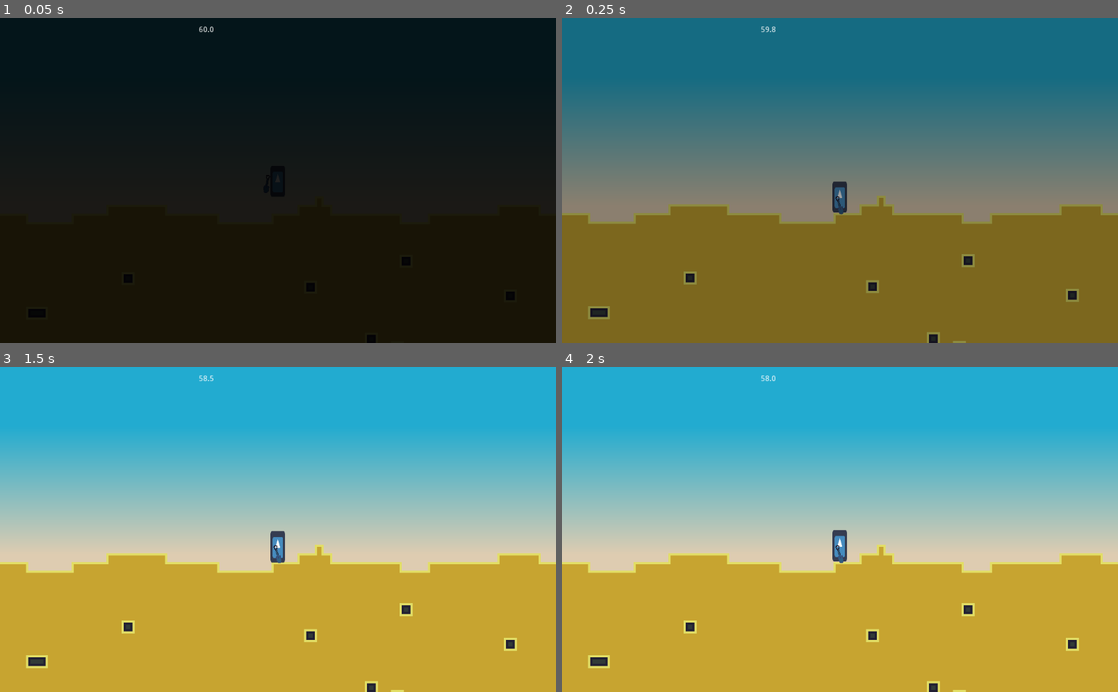
Above: before the commit, frames 1-4 (two rows, left to right).
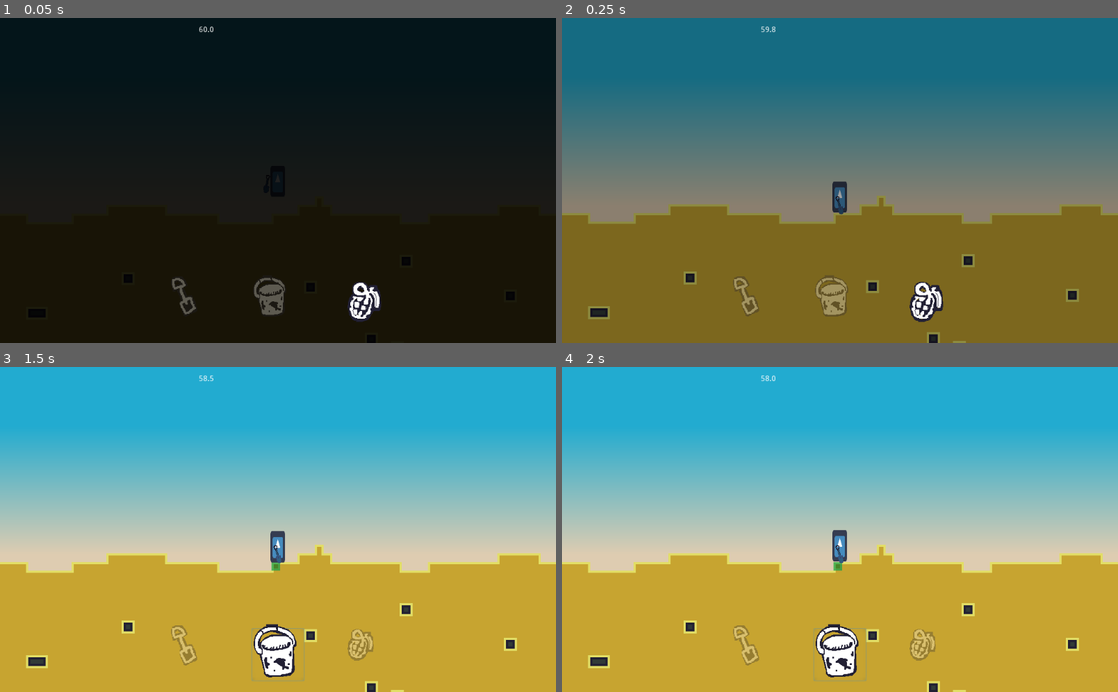
Above: after the commit, the same moments.

Repository: Eptwalabha/ld48
Game: Godot game, scene res://scenes/levels/map/ContestLevel.tscn
Same seed, same stepped clock (60 frames per second), same inputs: the game is played once before the commit and once after it. This scene is started directly instead of the project's main scene. The engine's default icon, where the game draws it, is replaced by a stand-in: a white triangle on a blue panel in a dark square.
Inputs (mouse positions are in pixels of both pictures, inside the frame that each line leads up to):
- Up to frame 1 (0.05 s): no input
- Up to frame 2 (0.25 s): no input
- Up to frame 3 (1.5 s): click (189, 653) at 0.52 s; click (278, 653) at 1.27 s
- Up to frame 4 (2 s): no input

The runs differ from the first frame. In frame 1, 1.1% of the frame differs, in the area x 30-69%, y 79-94%; in frame 2, 1.3%; in frame 3, 1.7%; in frame 4, 1.7%, in the area x 30-68%, y 60-97%.

Commit message:
add Tool ui + player can switch tool

Diff:
--- a/project.godot
+++ b/project.godot
@@ -88,6 +88,11 @@
 "class": "UIMenu",
 "language": "GDScript",
 "path": "res://scenes/ui/UIMenu.gd"
+}, {
+"base": "Control",
+"class": "UITool",
+"language": "GDScript",
+"path": "res://scenes/ui/UITool.gd"
 } ]
 _global_script_class_icons={
 "BaseTilemap": "",
@@ -105,7 +110,8 @@
 "Player": "",
 "PlayerTool": "",
 "Shovel": "",
-"UIMenu": ""
+"UIMenu": "",
+"UITool": ""
 }
 
 [application]
@@ -182,6 +188,16 @@
 , Object(InputEventMouseButton,"resource_local_to_scene":false,"resource_name":"","device":0,"alt":false,"shift":false, …(202 unchanged characters)…
  ]
 }
+action_next_tool={
+"deadzone": 0.5,
+"events": [ Object(InputEventMouseButton,"resource_local_to_scene":false,"resource_name":"","device":0,"alt":false,"shift":false,"control":false,"meta":false,"command":false,"button_mask":0,"position":Vector2( 0, 0 ),"global_position":Vector2( 0, 0 ),"factor":1.0,"button_index":4,"pressed":false,"doubleclick":false,"script":null)
+ ]
+}
+action_previous_tool={
+"deadzone": 0.5,
+"events": [ Object(InputEventMouseButton,"resource_local_to_scene":false,"resource_name":"","device":0,"alt":false,"shift":false,"control":false,"meta":false,"command":false,"button_mask":0,"position":Vector2( 0, 0 ),"global_position":Vector2( 0, 0 ),"factor":1.0,"button_index":5,"pressed":false,"doubleclick":false,"script":null)
+ ]
+}
 
 [layer_names]
 
--- a/scenes/game-autoload.gd
+++ b/scenes/game-autoload.gd
@@ -10,7 +10,7 @@
 }
 
 enum TOOL_TYPE {
-	SPADE,
+	SHOVEL,
 	BUCKET,
 	EXPLOSIVE
 }
@@ -30,9 +30,9 @@
 	player_tools[type] = quality
 
 var unlocked = {
-	"shovel": false,
-	"bucket": false,
-	"explosive": false,
+	"shovel": false or DEBUG,
+	"bucket": false or DEBUG,
+	"explosive": false or DEBUG,
 }
 
 var player_money = 10
@@ -103,7 +103,7 @@
 	{ "duration": 1.0,	"price": [800, 400, 200],	"results": [10, 20],	"podium": -1,	"best": 0 },
 ]
 
-var current_contest = null
+var current_contest = null if DEBUG else contests[0]
 
 func can_contest(id: int) -> bool:
 	return unlocked["shovel"]
--- a/scenes/levels/map/ContestLevel.gd
+++ b/scenes/levels/map/ContestLevel.gd
@@ -8,6 +8,7 @@
 onready var countdown_label: Label = $CanvasLayer/CountdownStart
 onready var game_timer_label: Label = $CanvasLayer/Countdown
 onready var map: BaseTilemap = $Tilemap
+onready var tool_ui: UITool = $CanvasLayer/UITool
 
 onready var startup_timer: Timer = $StartupTimer
 onready var game_timer: Timer = $GameTimer
@@ -37,6 +38,7 @@
 		startup_timer.start(1.0)
 
 func start_contest() -> void:
+	tool_ui.set_current(player.current_tool.type)
 	game_start = true
 	set_player_control(true)
 	game_timer.start()
@@ -51,6 +53,11 @@
 		player.action_start(get_global_mouse_position(), cursor_last_cell_index)
 	if Input.is_action_just_released("action"):
 		player.action_end(get_global_mouse_position(), cursor_last_cell_index)
+
+	if Input.is_action_just_released("action_next_tool"):
+		player.next_tool()
+	if Input.is_action_just_released("action_previous_tool"):
+		player.previous_tool()
 
 	if player.has_tool_cursor():
 		update_player_reach()
@@ -120,6 +127,7 @@
 
 func _on_Player_empty_bucket(position: Vector2, blocks: Array, bucket: Bucket):
 	bucket.empty()
+	tool_ui.set_bucket_fullness(false)
 	var x = 300 if position.x > player.global_position.x else -300
 	var blocks_to_spawn = []
 	for block_type in blocks:
@@ -148,6 +156,8 @@
 		bucket.add_block(map.get_cellv(block))
 		map.set_cellv(block, -1)
 		map.update_bitmask_area(block)
+	if bucket.is_full():
+		tool_ui.set_bucket_fullness(true)
 
 func _on_Player_spawn_explosive(_position, direction, explosive):
 	var grenade = GrenadeScene.instance()
@@ -179,3 +189,9 @@
 		return
 	var thread = Thread.new()
 	thread.start(self, "_spawn_blocks", [blocks_to_spawn, thread])
+
+func _on_Player_change_tool(tool_type):
+	tool_ui.set_current(tool_type)
+
+func _on_UITool_tool_clicked(tool_type):
+	player.change_tool(tool_type)
--- a/scenes/levels/map/ContestLevel.tscn
+++ b/scenes/levels/map/ContestLevel.tscn
@@ -1,8 +1,9 @@
-[gd_scene load_steps=5 format=2]
+[gd_scene load_steps=6 format=2]
 
 [ext_resource path="res://scenes/levels/Level.tscn" type="PackedScene" id=1]
 [ext_resource path="res://scenes/levels/tilemaps/Contest_01.tscn" type="PackedScene" id=2]
 [ext_resource path="res://scenes/levels/map/ContestLevel.gd" type="Script" id=3]
+[ext_resource path="res://scenes/ui/UITool.tscn" type="PackedScene" id=4]
 
 [sub_resource type="RectangleShape2D" id=1]
 extents = Vector2( 20, 2000 )
@@ -48,14 +49,18 @@
 "_edit_use_anchors_": false
 }
 
+[node name="UITool" parent="CanvasLayer" index="4" instance=ExtResource( 4 )]
+
 [node name="StartupTimer" type="Timer" parent="." index="7"]
 
 [node name="GameTimer" type="Timer" parent="." index="8"]
 wait_time = 60.0
 
+[connection signal="change_tool" from="Player" to="." method="_on_Player_change_tool"]
 [connection signal="empty_bucket" from="Player" to="." method="_on_Player_empty_bucket"]
 [connection signal="fill_bucket" from="Player" to="." method="_on_Player_fill_bucket"]
 [connection signal="spawn_explosive" from="Player" to="." method="_on_Player_spawn_explosive"]
 [connection signal="throw_dirt_shovel" from="Player" to="." method="_on_Player_throw_dirt_shovel"]
+[connection signal="tool_clicked" from="CanvasLayer/UITool" to="." method="_on_UITool_tool_clicked"]
 [connection signal="timeout" from="StartupTimer" to="." method="_on_StartupTimer_timeout"]
 [connection signal="timeout" from="GameTimer" to="." method="_on_GameTimer_timeout"]
--- a/scenes/player/Player.gd
+++ b/scenes/player/Player.gd
@@ -6,6 +6,7 @@
 signal fill_bucket(position, bucket)
 signal empty_bucket(position, blocks, bucket)
 signal spawn_explosive(position, direction, explosive)
+signal change_tool(tool_type)
 
 export(float) var j_duration := .5
 export(float) var j_tiles := 5.0
@@ -41,7 +42,7 @@
 var action_move_right: bool = false
 
 var current_tool: PlayerTool = null
-
+var available_tools: Array = []
 
 func _ready():
 	initialize_tools()
@@ -58,6 +59,7 @@
 		shovel.initialize(GameAutoload.player_tools["shovel"])
 		shovel.connect("throw", self, "_on_Shovel_throw")
 		add_child(shovel)
+		available_tools.push_back(GameAutoload.TOOL_TYPE.SHOVEL)
 		current_tool = shovel
 	if GameAutoload.unlocked["bucket"]:
 		bucket = BucketScene.instance()
@@ -65,12 +67,14 @@
 		bucket.connect("fill", self, "_on_Bucket_fill")
 		bucket.connect("empty", self, "_on_Bucket_empty")
 		add_child(bucket)
+		available_tools.push_back(GameAutoload.TOOL_TYPE.BUCKET)
 		current_tool = bucket
 	if GameAutoload.unlocked["explosive"]:
 		explosive = ExplosiveScene.instance()
 		explosive.initialize(GameAutoload.player_tools["explosive"])
 		explosive.connect("spawn", self, "_on_Explosive_spawn")
 		add_child(explosive)
+		available_tools.push_back(GameAutoload.TOOL_TYPE.EXPLOSIVE)
 		current_tool = explosive
 
 func set_control(control: bool) -> void:
@@ -193,3 +197,33 @@
 func _on_Explosive_spawn(from: Vector2, to: Vector2, force: int) -> void:
 	var direction = (to - from).normalized() * force
 	emit_signal("spawn_explosive", from, direction, explosive)
+
+func current_tool_index() -> int:
+	for i in range(len(available_tools)):
+		if available_tools[i] == current_tool.type:
+			return i
+	return -1
+
+func next_tool() -> void:
+	if len(available_tools) == 0:
+		return
+	var i = wrapi(current_tool_index() + 1, 0, len(available_tools))
+	change_tool(available_tools[i])
+
+func previous_tool() -> void:
+	if len(available_tools) == 0:
+		return
+	var i = wrapi(current_tool_index() - 1, 0, len(available_tools))
+	change_tool(available_tools[i])
+
+func change_tool(next_tool_type: int) -> void:
+	if next_tool_type == current_tool.type:
+		return
+	match next_tool_type:
+		GameAutoload.TOOL_TYPE.SHOVEL:
+			current_tool = shovel
+		GameAutoload.TOOL_TYPE.BUCKET:
+			current_tool = bucket
+		GameAutoload.TOOL_TYPE.EXPLOSIVE:
+			current_tool = explosive
+	emit_signal("change_tool", next_tool_type)
--- a/scenes/player/Player.tscn
+++ b/scenes/player/Player.tscn
@@ -245,7 +245,7 @@
 [node name="Pivot" type="Node2D" parent="."]
 
 [node name="icon" type="Sprite" parent="Pivot"]
-position = Vector2( 0, -30 )
+position = Vector2( 0, -28 )
 scale = Vector2( 0.42, 0.9 )
 texture = ExtResource( 3 )
 
--- a/scenes/player/tools/Bucket.gd
+++ b/scenes/player/tools/Bucket.gd
@@ -12,8 +12,12 @@
 
 func initialize(quality: int) -> void:
 	.initialize(quality)
+	type = GameAutoload.TOOL_TYPE.BUCKET
 	radius = _block_radius(quality)
 	capacity = _block_capacity(quality)
+
+func is_full() -> bool:
+	return len(blocks) >= capacity
 
 func empty() -> void:
 	blocks = []
--- a/scenes/player/tools/Explosive.gd
+++ b/scenes/player/tools/Explosive.gd
@@ -8,6 +8,7 @@
 
 func initialize(the_amount: int) -> void:
 	.initialize(GameAutoload.TOOL_QUALITY.SUPER)
+	type = GameAutoload.TOOL_TYPE.EXPLOSIVE
 	amount = the_amount
 	radius = 0.0
 	has_cursor = false
--- a/scenes/player/tools/PlayerTool.gd
+++ b/scenes/player/tools/PlayerTool.gd
@@ -3,6 +3,7 @@
 var QUALITY = GameAutoload.TOOL_QUALITY
 var BLOCK = GameAutoload.BLOCK_TYPE
 
+var type: int
 var filter: Array = []
 var radius: float = 0.0
 var is_tool_currently_used: bool = false
--- a/scenes/player/tools/Shovel.gd
+++ b/scenes/player/tools/Shovel.gd
@@ -9,6 +9,7 @@
 
 func initialize(quality: int) -> void:
 	.initialize(quality)
+	type = GameAutoload.TOOL_TYPE.SHOVEL
 	radius = _block_radius(quality)
 
 func _block_radius(quality: int) -> float:
--- /dev/null
+++ b/scenes/ui/UITool.gd
@@ -0,0 +1,41 @@
+class_name UITool extends Control
+
+signal tool_clicked(tool_type)
+
+onready var shovel_btn = $MarginContainer/HBoxContainer/Shovel
+onready var bucket_btn = $MarginContainer/HBoxContainer/Bucket
+onready var explosive_btn = $MarginContainer/HBoxContainer/Explosive
+
+var current_tool: int = -1
+
+func set_button(shovel: bool, bucket: bool, explosive: bool) -> void:
+	shovel_btn.visible = shovel
+	bucket_btn.visible = bucket
+	explosive_btn.visible = explosive
+
+func set_bucket_fullness(is_full: bool) -> void:
+	var a = bucket_btn.modulate.a
+	if is_full:
+		bucket_btn.modulate = Color.orangered
+	else:
+		bucket_btn.modulate = Color.white
+	bucket_btn.modulate.a = a
+
+func set_current(current: int) -> void:
+	current_tool = current
+	highlight_btn(shovel_btn, current == GameAutoload.TOOL_TYPE.SHOVEL)
+	highlight_btn(bucket_btn, current == GameAutoload.TOOL_TYPE.BUCKET)
+	highlight_btn(explosive_btn, current == GameAutoload.TOOL_TYPE.EXPLOSIVE)
+
+func highlight_btn(btn: Control, highlight: bool) -> void:
+	btn.get_node("Logo").rect_scale = Vector2(0.9, 0.9) if highlight else Vector2(0.7, 0.7)
+	btn.modulate.a = 1.0 if highlight else .3
+
+func _on_Shovel_pressed():
+	emit_signal("tool_clicked", GameAutoload.TOOL_TYPE.SHOVEL)
+
+func _on_Bucket_pressed():
+	emit_signal("tool_clicked", GameAutoload.TOOL_TYPE.BUCKET)
+
+func _on_Explosive_pressed():
+	emit_signal("tool_clicked", GameAutoload.TOOL_TYPE.EXPLOSIVE)
--- /dev/null
+++ b/scenes/ui/UITool.tscn
@@ -0,0 +1,118 @@
+[gd_scene load_steps=6 format=2]
+
+[ext_resource path="res://assets/images/menu.png" type="Texture" id=1]
+[ext_resource path="res://scenes/ui/UITool.gd" type="Script" id=2]
+
+[sub_resource type="AtlasTexture" id=1]
+atlas = ExtResource( 1 )
+region = Rect2( 37, 65, 72, 109 )
+
+[sub_resource type="AtlasTexture" id=2]
+atlas = ExtResource( 1 )
+region = Rect2( 367, -3, 81, 99 )
+
+[sub_resource type="AtlasTexture" id=3]
+atlas = ExtResource( 1 )
+region = Rect2( 270, 9, 62, 76 )
+
+[node name="UITool" type="Control"]
+anchor_right = 1.0
+anchor_bottom = 1.0
+script = ExtResource( 2 )
+__meta__ = {
+"_edit_use_anchors_": false
+}
+
+[node name="MarginContainer" type="MarginContainer" parent="."]
+anchor_top = 1.0
+anchor_right = 1.0
+anchor_bottom = 1.0
+margin_top = -138.0
+custom_constants/margin_right = 20
+custom_constants/margin_top = 20
+custom_constants/margin_left = 20
+custom_constants/margin_bottom = 20
+__meta__ = {
+"_edit_use_anchors_": false
+}
+
+[node name="HBoxContainer" type="HBoxContainer" parent="MarginContainer"]
+margin_left = 20.0
+margin_top = 20.0
+margin_right = 1004.0
+margin_bottom = 118.0
+size_flags_horizontal = 5
+custom_constants/separation = 64
+alignment = 1
+
+[node name="Shovel" type="Button" parent="MarginContainer/HBoxContainer"]
+margin_left = 281.0
+margin_right = 379.0
+margin_bottom = 98.0
+rect_min_size = Vector2( 98, 98 )
+flat = true
+
+[node name="Logo" type="TextureRect" parent="MarginContainer/HBoxContainer/Shovel"]
+anchor_left = 0.5
+anchor_top = 0.5
+anchor_right = 0.5
+anchor_bottom = 0.5
+margin_left = -36.0
+margin_top = -55.5
+margin_right = 36.0
+margin_bottom = 55.5
+texture = SubResource( 1 )
+stretch_mode = 6
+__meta__ = {
+"_edit_use_anchors_": false
+}
+
+[node name="Bucket" type="Button" parent="MarginContainer/HBoxContainer"]
+margin_left = 443.0
+margin_right = 541.0
+margin_bottom = 98.0
+rect_min_size = Vector2( 98, 98 )
+size_flags_horizontal = 5
+size_flags_vertical = 5
+flat = true
+
+[node name="Logo" type="TextureRect" parent="MarginContainer/HBoxContainer/Bucket"]
+anchor_left = 0.5
+anchor_top = 0.5
+anchor_right = 0.5
+anchor_bottom = 0.5
+margin_left = -49.0
+margin_top = -55.5
+margin_right = 49.0
+margin_bottom = 55.5
+texture = SubResource( 2 )
+stretch_mode = 6
+__meta__ = {
+"_edit_use_anchors_": false
+}
+
+[node name="Explosive" type="Button" parent="MarginContainer/HBoxContainer"]
+margin_left = 605.0
+margin_right = 703.0
+margin_bottom = 98.0
+rect_min_size = Vector2( 98, 98 )
+flat = true
+
+[node name="Logo" type="TextureRect" parent="MarginContainer/HBoxContainer/Explosive"]
+anchor_left = 0.5
+anchor_top = 0.5
+anchor_right = 0.5
+anchor_bottom = 0.5
+margin_left = -35.5
+margin_top = -55.5
+margin_right = 35.5
+margin_bottom = 55.5
+texture = SubResource( 3 )
+stretch_mode = 6
+__meta__ = {
+"_edit_use_anchors_": false
+}
+
+[connection signal="pressed" from="MarginContainer/HBoxContainer/Shovel" to="." method="_on_Shovel_pressed"]
+[connection signal="pressed" from="MarginContainer/HBoxContainer/Bucket" to="." method="_on_Bucket_pressed"]
+[connection signal="pressed" from="MarginContainer/HBoxContainer/Explosive" to="." method="_on_Explosive_pressed"]
Binary file changed: assets/images/menu.png
